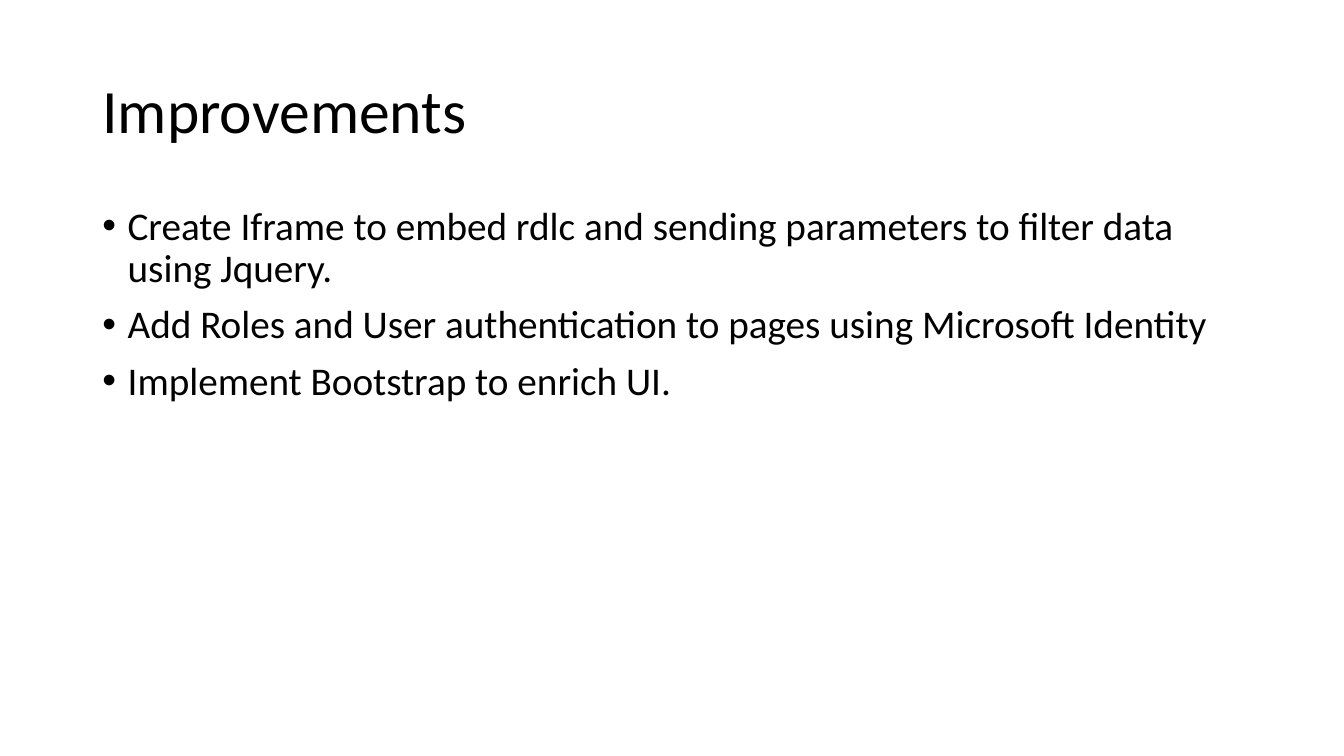
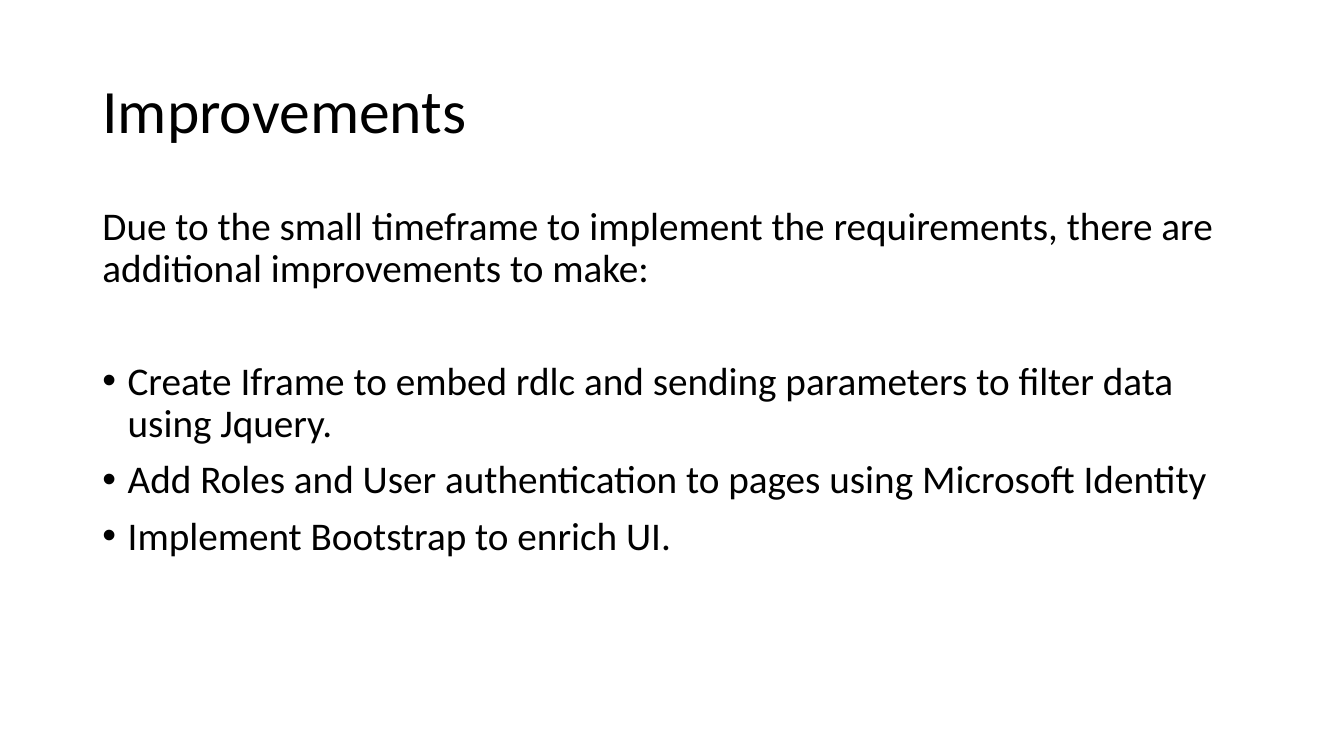
Before and after one commit to CristianBarragan/Uxtrata, a slide deck: slide 6 of Uxtrata Web Application.pptx. Drawn at 1344x756 pixels with LibreOffice and Linux fonts; fonts in the diff are those of the drawing. Boxes give left, top, right and bottom in pixels: in the first picture for what was removed or moved away, otherwise in the second. Text is boxed around its words. In the diff, an @@ line names an element or a change of style, - is before the commit and + after.

```diff
--- a/Uxtrata Web Application.pptx
+++ b/Uxtrata Web Application.pptx
@@ text at (102, 212, 1212, 289): paragraph added @@
+Due to the small timeframe to implement the requirements, there are additional improvements to make:
```
Also in this commit, not shown: 1 other slide changed.
